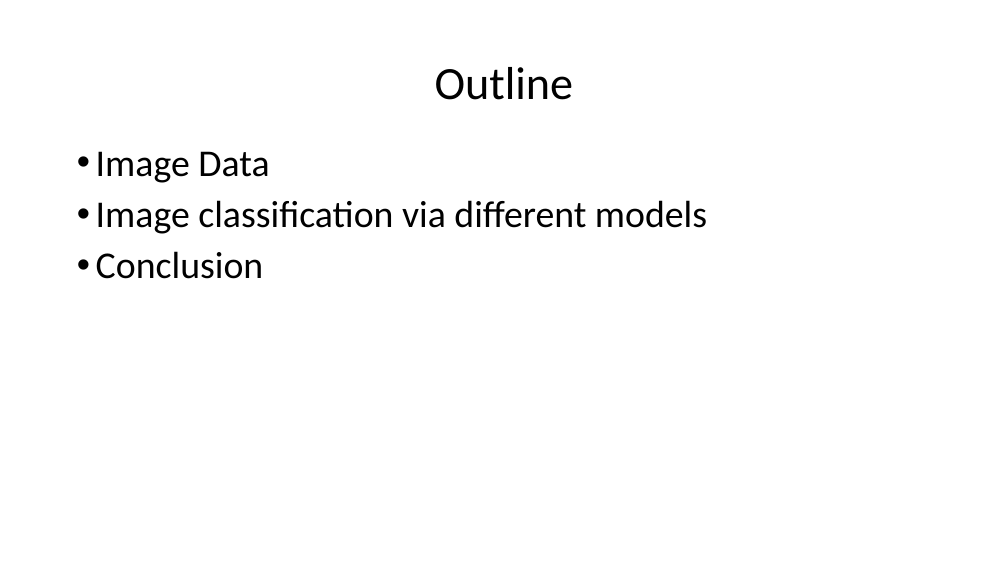
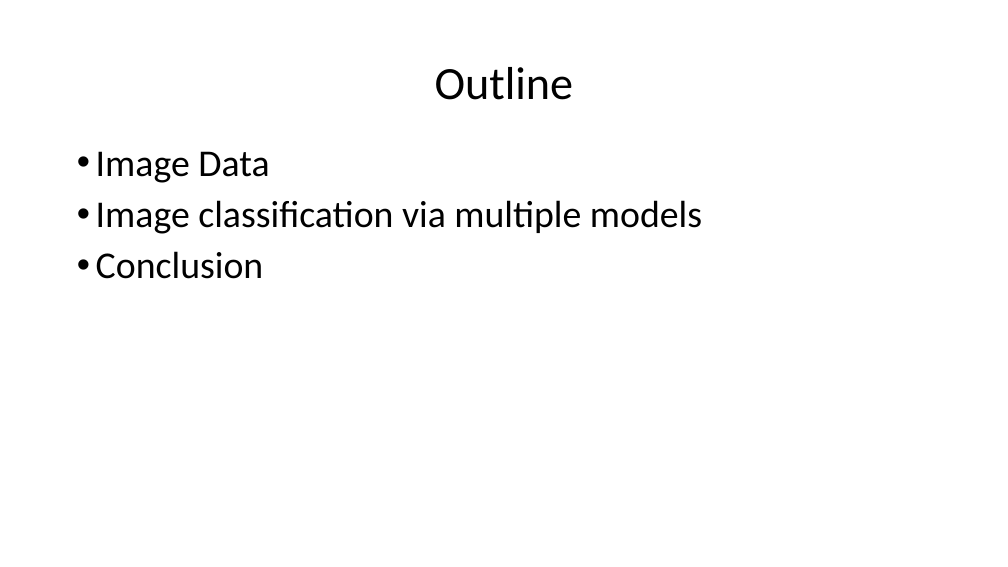
Before and after one commit to eegshou/dsc_proj4, a slide deck: slide 2 of Presentation_project4.pptx. Drawn at 1008x567 pixels with LibreOffice and Linux fonts; fonts in the diff are those of the drawing. Boxes give left, top, right and bottom in pixels: in the first picture for what was removed or moved away, otherwise in the second. Text is boxed around its words. In the diff, an @@ line names an element or a change of style, - is before the commit and + after.

```diff
--- a/Presentation_project4.pptx
+++ b/Presentation_project4.pptx
@@ text at [96,200,702,234]: text changed @@
-• Image classification via different models
+• Image classification via multiple models
```
Also in this commit, not shown: 3 other slides changed, 1 other file.
